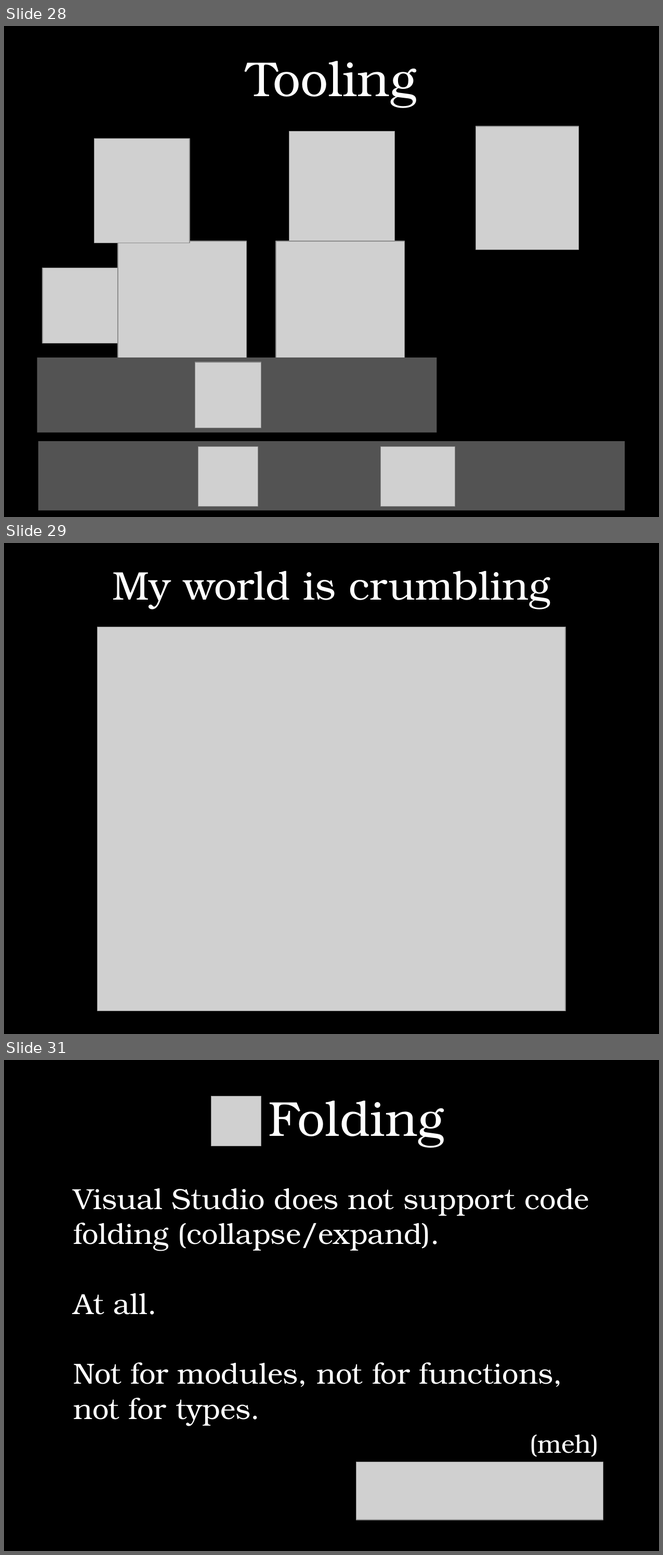
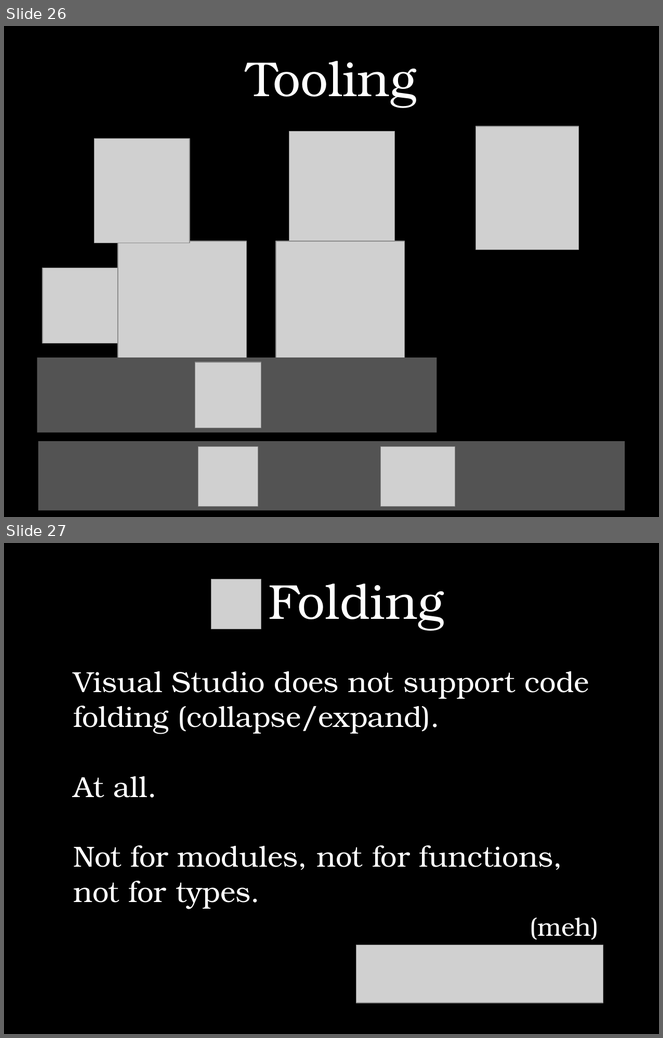
Before and after one commit to jayhill/FSharpCSharp, a slide deck: fsharp-csharp interop.pptx. Shown one above the other, each under a label of ours: slides 28, 29 and 31 before the commit, slides 26 and 27 after it; the slides between them are not shown. The pictures are 663x1555 and 663x1038 pixels, drawn with LibreOffice and Linux fonts; fonts in the diff are those of the drawing; grey boxes stand for pictures. Boxes give left, top, right and bottom in pixels: in the first picture for what was removed or moved away, otherwise in the second. Text is boxed around its words. In the diff, an @@ line names an element or a change of style, - is before the commit and + after.

```diff
--- a/fsharp-csharp interop.pptx
+++ b/fsharp-csharp interop.pptx
@@ slide 29 removed at box(4, 543, 659, 1034), background #000000 @@
@@ title removed at box(112, 571, 550, 609) @@
-My world is crumbling
@@ picture removed at box(98, 627, 566, 1011) @@
@@ what was slide 28 is now slide 26 @@
@@ what was slide 31 is now slide 27 @@
```
Also in this commit, not shown: 3 other slides removed.
